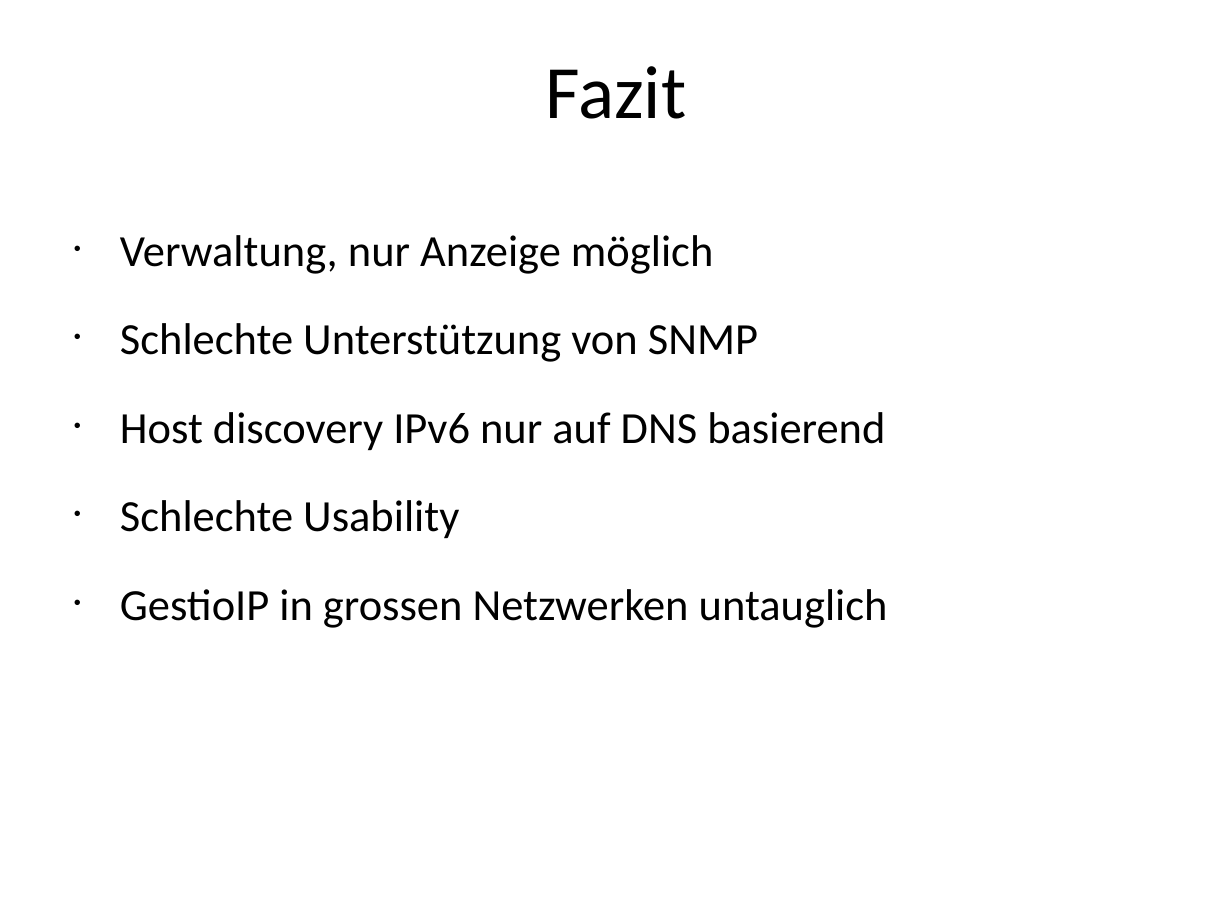
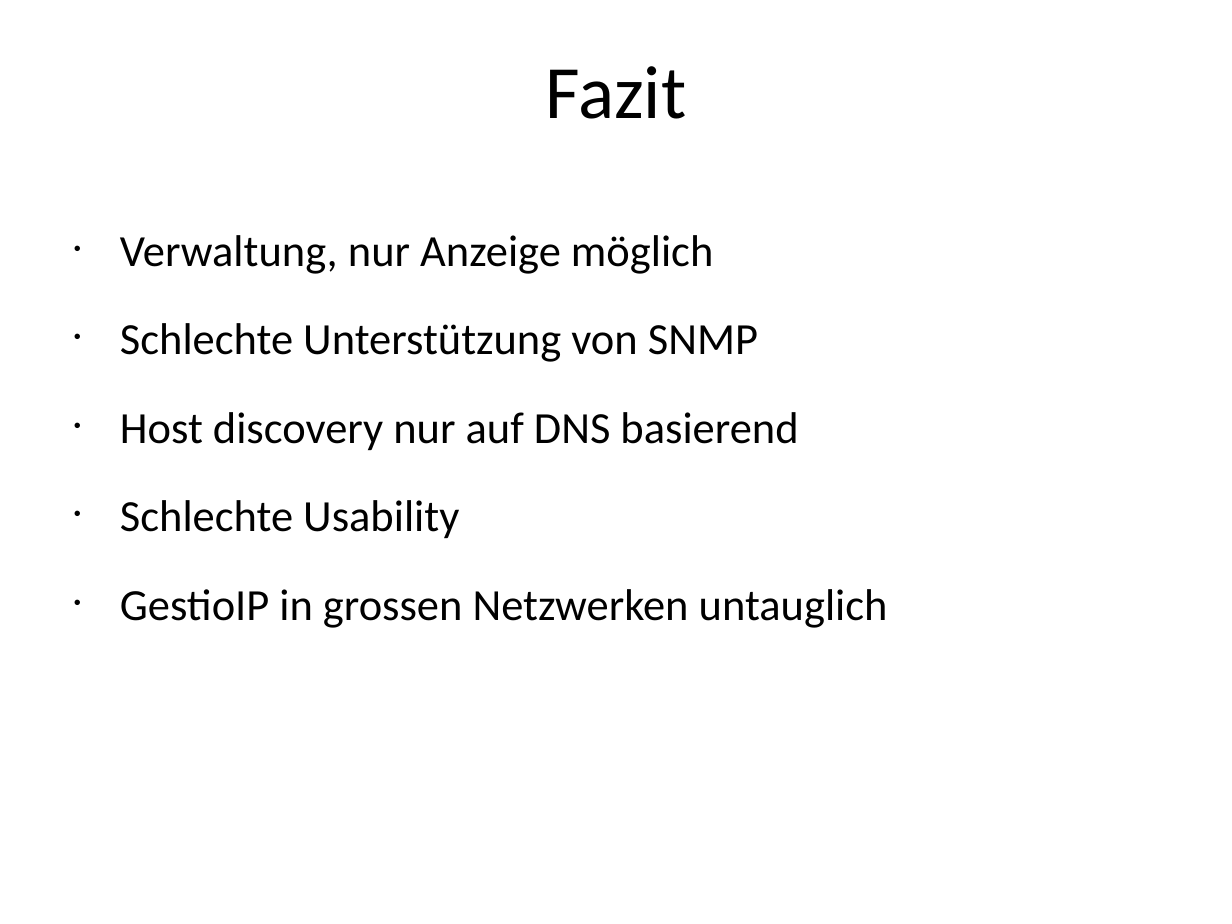
Before and after one commit to iSOcH/wosm, a slide deck: slide 11 of Phase3/Demo3.odp. Drawn at 1232x924 pixels with LibreOffice and Linux fonts; fonts in the diff are those of the drawing. Boxes give left, top, right and bottom in pixels: in the first picture for what was removed or moved away, otherwise in the second. Text is boxed around its words. In the diff, an @@ line names an element or a change of style, - is before the commit and + after.

Commit message:
Fehler von Lerch korrigiert

```diff
--- a/Phase3/Demo3.odp
+++ b/Phase3/Demo3.odp
@@ text at (120, 412, 798, 451): text changed @@
-• Host discovery IPv6 nur auf DNS basierend
+• Host discovery nur auf DNS basierend
```
